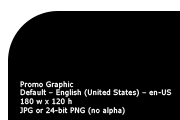
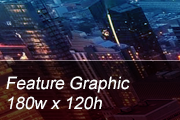
The second (180, 120) image is a revision of the first. Changes to its layers:
renamed "Promo Graphic Default – English (United States) – en-US 180 w x" to "Feature Graphic 180w x 120h", painted on it over [6, 76, 172, 115]
removed layer "Rounded Rectangle 1" over [8, 11, 180, 120]
added layer "Rectangle 1" (66%) above "Gradient Fill 1" over [0, 61, 180, 120]
added layer "Gradient Fill 1" (soft light) above "Layer 2" over [0, 0, 180, 120]
added layer "Layer 2" over [0, 0, 180, 120]
